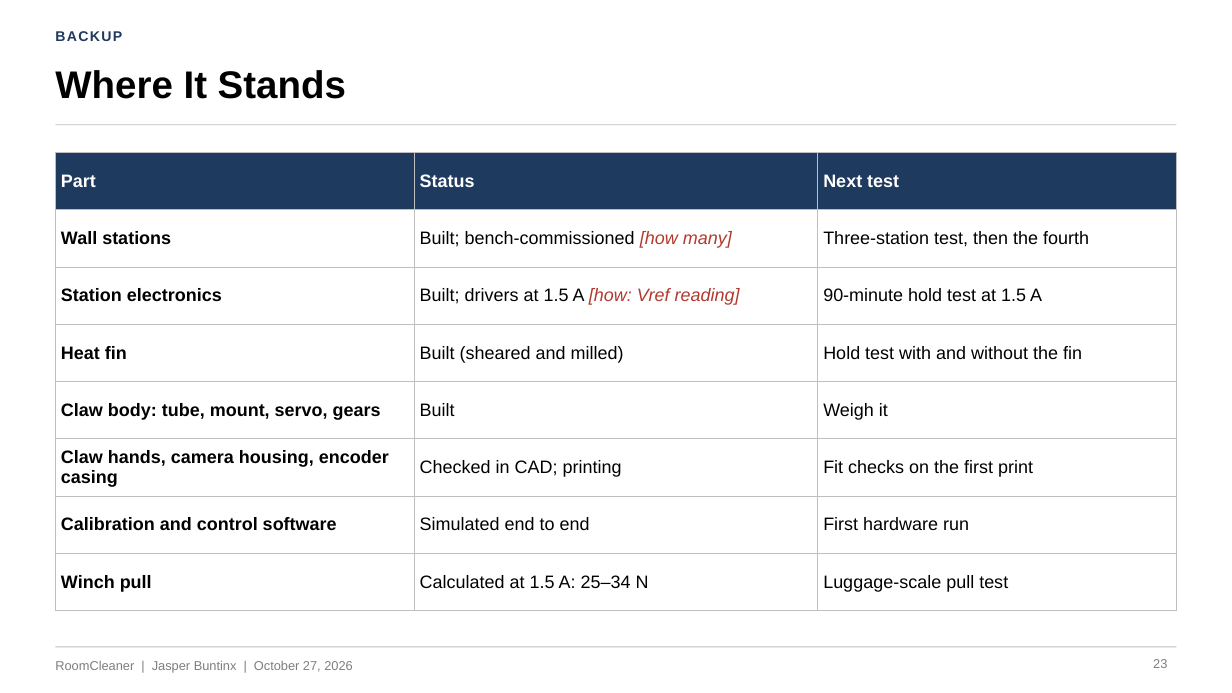
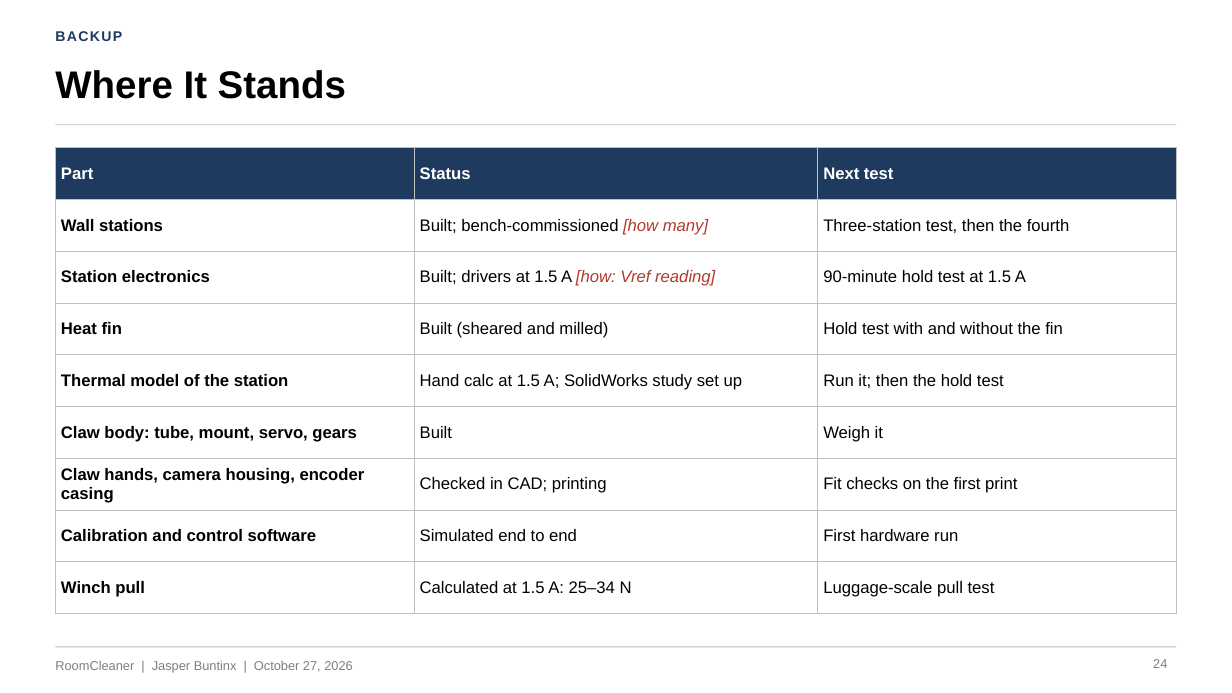
Before and after one commit to Jaspario1199/RoomCleaner, a slide deck: slide 24 of docs/presentation/deck_v5/RoomCleaner_Buntinx_Oct27_v5.pptx (slide 23 before the commit). Drawn at 1232x693 pixels with LibreOffice and Linux fonts; fonts in the diff are those of the drawing. Boxes give left, top, right and bottom in pixels: in the first picture for what was removed or moved away, otherwise in the second. Text is boxed around its words. In the diff, an @@ line names an element or a change of style, - is before the commit and + after.

```diff
--- a/docs/presentation/deck_v5/RoomCleaner_Buntinx_Oct27_v5.pptx
+++ b/docs/presentation/deck_v5/RoomCleaner_Buntinx_Oct27_v5.pptx
@@ table at [55, 148, 1177, 601] @@
+row 5: Thermal model of the station | Hand calc at 1.5 A; SolidWorks study set up | Run it; then the hold test
@@ table: place and size @@
-table at [55, 152, 1177, 596]
+table at [55, 148, 1177, 601]
@@ page number at [1153, 659, 1167, 668]: text changed @@
-23
+24
```
Also in this commit, not shown: 1 slide added, 6 other files.
